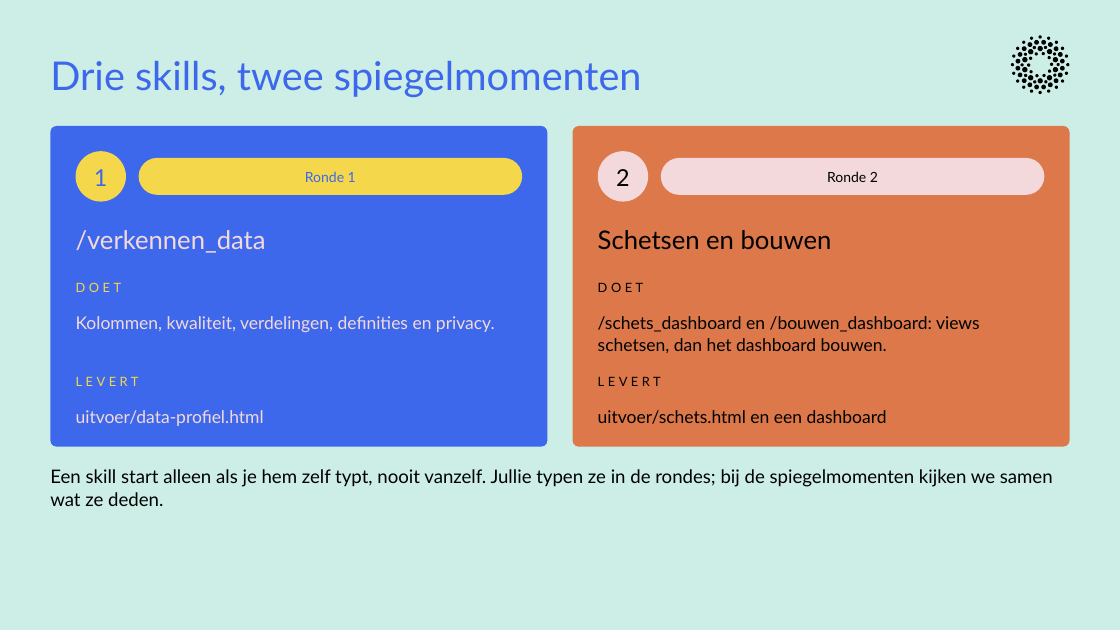
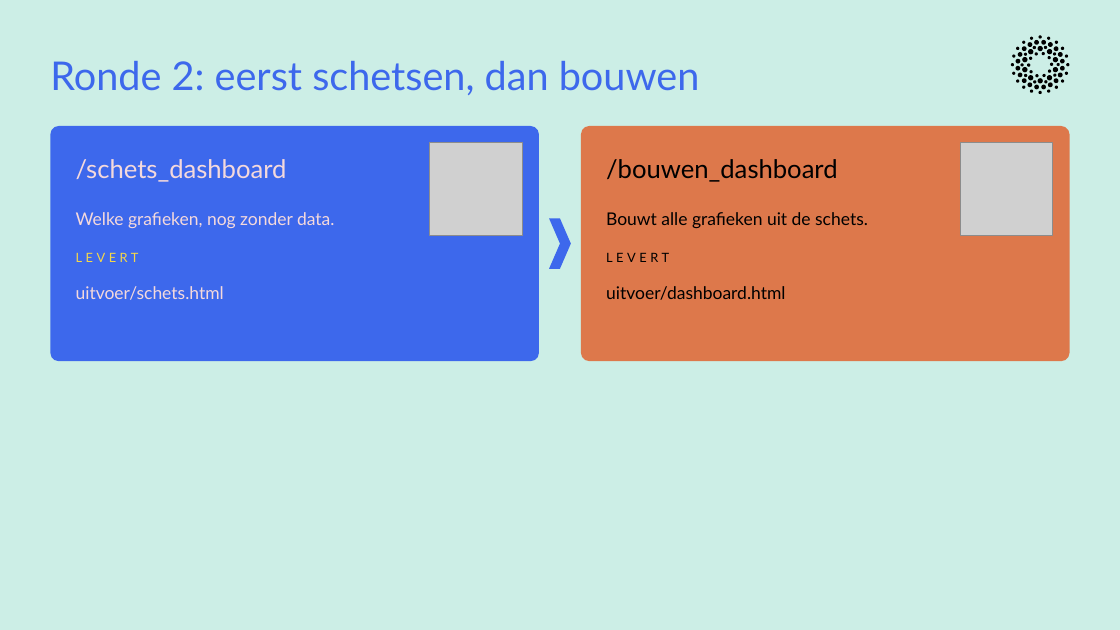
Before and after one commit to cedanl/clidev-presentaties, a slide deck: slide 25 of exports/261005_workshop_rad_uitvoering.pptx (slide 13 before the commit). Drawn at 1120x630 pixels with LibreOffice and Linux fonts; fonts in the diff are those of the drawing; grey boxes stand for pictures. Boxes give left, top, right and bottom in pixels: in the first picture for what was removed or moved away, otherwise in the second. Text is boxed around its words. In the diff, an @@ line names an element or a change of style, - is before the commit and + after.

```diff
--- a/exports/261005_workshop_rad_uitvoering.pptx
+++ b/exports/261005_workshop_rad_uitvoering.pptx
@@ text at box(50, 61, 700, 95): text changed @@
-Drie skills, twee spiegelmomenten
+Ronde 2: eerst schetsen, dan bouwen
@@ rounded rectangle: place and size @@
-rounded rectangle at box(50, 126, 548, 447)
+rounded rectangle at box(50, 126, 539, 361)
@@ rounded rectangle at box(50, 126, 539, 361): proportions changed @@
@@ picture added at box(430, 143, 523, 235) @@
@@ rounded rectangle at box(581, 126, 1070, 361): proportions changed @@
@@ rounded rectangle: place and size @@
-rounded rectangle at box(573, 126, 1070, 447)
+rounded rectangle at box(581, 126, 1070, 361)
@@ picture added at box(960, 143, 1053, 235) @@
@@ ellipse removed at box(76, 151, 126, 202) @@
@@ text added at box(76, 159, 287, 182), 22 pt, text #F4D9DC @@
+/schets_dashboard
@@ text removed at box(94, 169, 108, 186) @@
-1
@@ rounded rectangle removed at box(139, 158, 523, 195) @@
@@ text removed at box(305, 172, 356, 182) @@
-Ronde 1
@@ ellipse removed at box(598, 151, 649, 202) @@
@@ text at box(606, 159, 838, 182): text changed @@
-Schetsen en bouwen
+/bouwen_dashboard
@@ text removed at box(616, 169, 630, 186) @@
-2
@@ rounded rectangle removed at box(661, 158, 1045, 195) @@
@@ text removed at box(827, 171, 878, 182) @@
-Ronde 2
@@ text added at box(76, 212, 334, 228), 15 pt, text #F4D9DC @@
+Welke grafieken, nog zonder data.
@@ chevron added at box(549, 218, 571, 269), fill #3D68EC @@
@@ text added at box(606, 212, 868, 228), 15 pt, text #000000 @@
+Bouwt alle grafieken uit de schets.
@@ text "LEVERT": place and size @@
-text "LEVERT" at box(76, 377, 139, 386)
+text "LEVERT" at box(76, 253, 139, 262)
@@ text "LEVERT": place and size @@
-text "LEVERT" at box(598, 376, 661, 386)
+text "LEVERT" at box(606, 252, 669, 262)
@@ text at box(76, 286, 224, 300): text changed; size 22 to 15 pt @@
-/verkennen_data
+uitvoer/schets.html
@@ text removed at box(76, 282, 122, 292) @@
-DOET
@@ text removed at box(598, 282, 644, 292) @@
-DOET
@@ text added at box(606, 286, 785, 300), 15 pt, text #000000 @@
+uitvoer/dashboard.html
@@ text removed at box(76, 316, 495, 332) @@
-Kolommen, kwaliteit, verdelingen, definities en privacy.
@@ text removed at box(598, 316, 980, 353) @@
-/schets_dashboard en /bouwen_dashboard: views schetsen, dan het dashboard bouwen.
@@ text removed at box(76, 410, 264, 426) @@
-uitvoer/data-profiel.html
@@ text removed at box(598, 410, 887, 424) @@
-uitvoer/schets.html en een dashboard
@@ text removed at box(50, 469, 1053, 506) @@
-Een skill start alleen als je hem zelf typt, nooit vanzelf. Jullie typen ze in de rondes; bij de spiegelmomenten kijken we samen wat ze deden.
```
Also in this commit, not shown: 12 other slides changed, 6 slides added, 8 slides removed, 1 other file.
